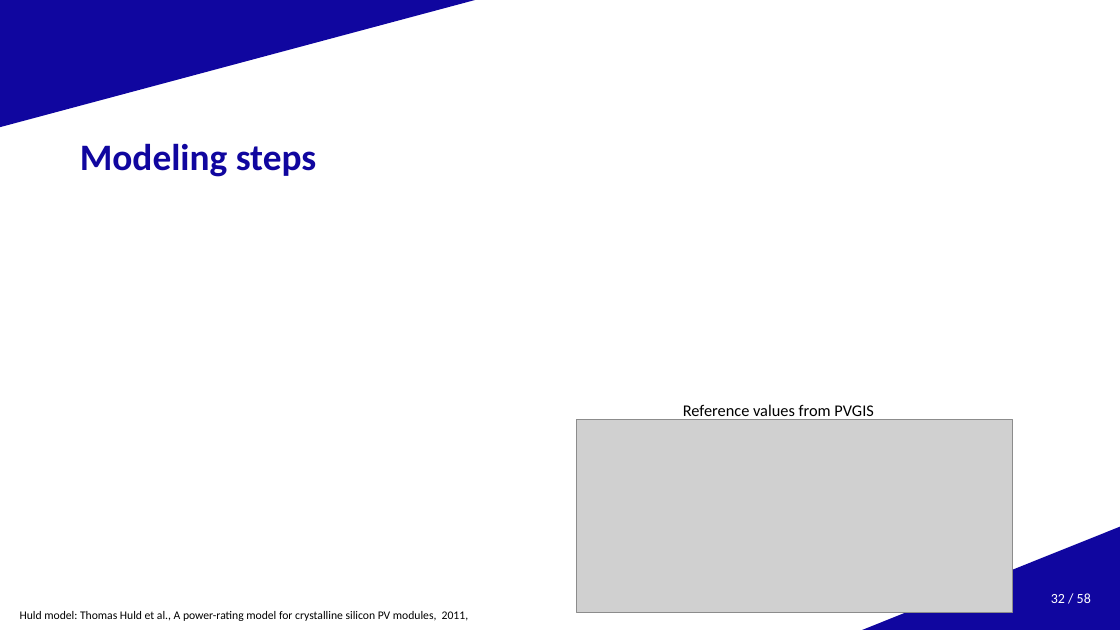
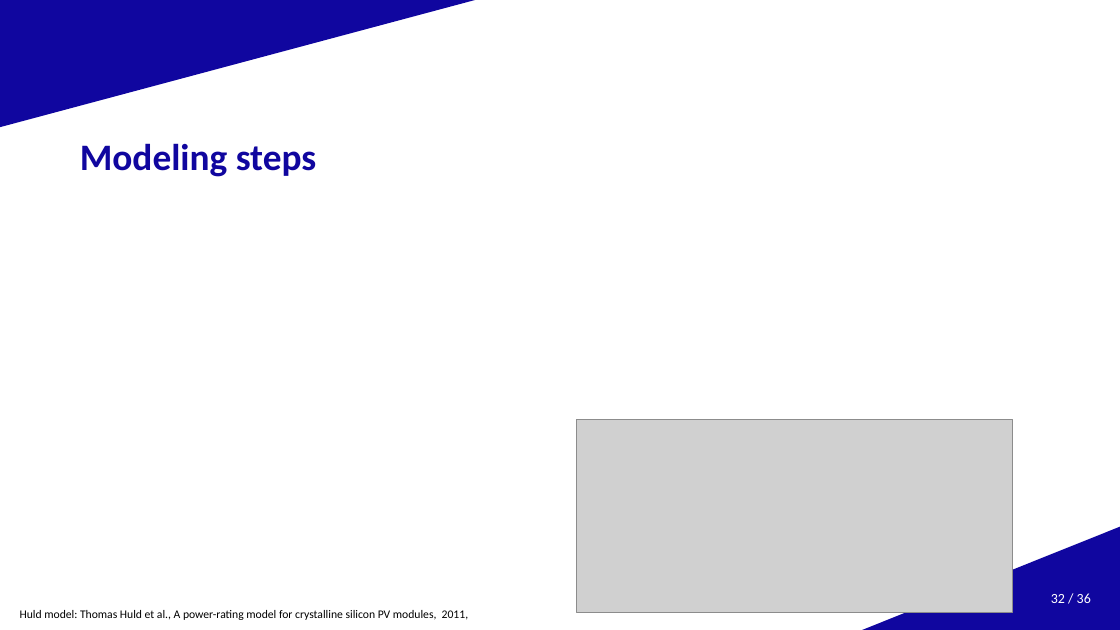
Before and after one commit to AlexandreHugoMathieu/pvfault_detection_solar_academy, a slide deck: slide 32 of slides/slides_05122023.pptx. Drawn at 1120x630 pixels with LibreOffice and Linux fonts; fonts in the diff are those of the drawing; grey boxes stand for pictures; background and template pictures are left out. Boxes give left, top, right and bottom in pixels: in the first picture for what was removed or moved away, otherwise in the second. Text is boxed around its words. In the diff, an @@ line names an element or a change of style, - is before the commit and + after.

```diff
--- a/slides/slides_05122023.pptx
+++ b/slides/slides_05122023.pptx
@@ text removed at (683,404,873,421) @@
-Reference values from PVGIS
@@ page number at (1051,593,1091,603): text changed @@
-32 / 58
+32 / 36
```
Also in this commit, not shown: 5 other slides changed, 2 other files.
